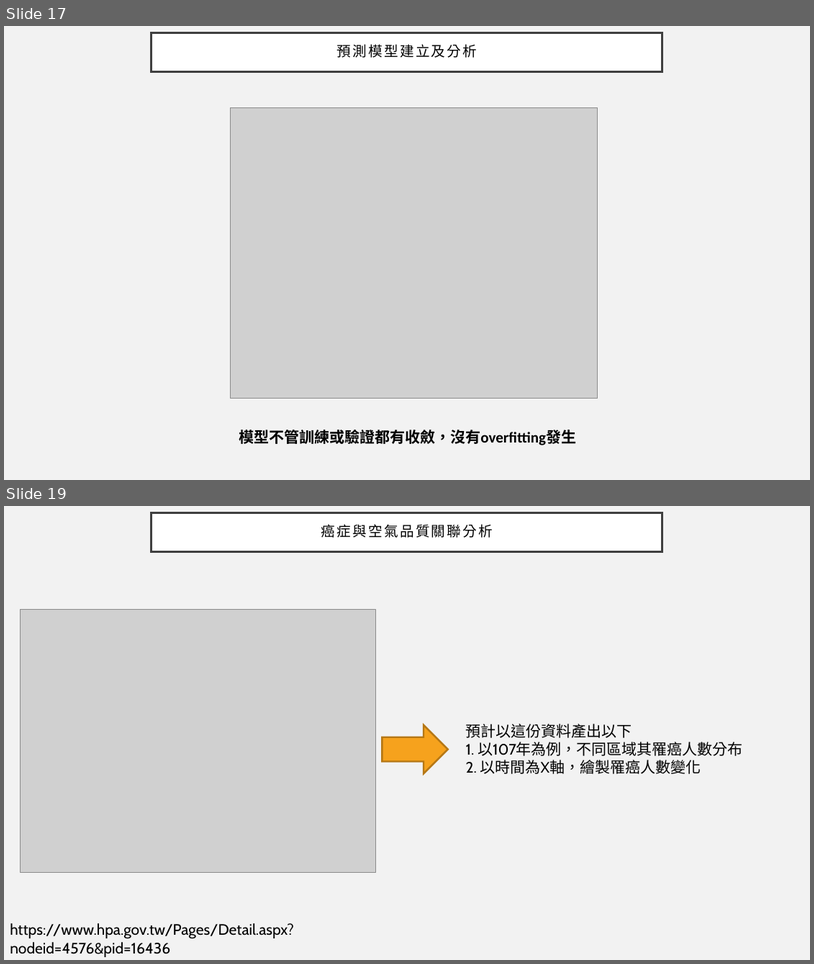
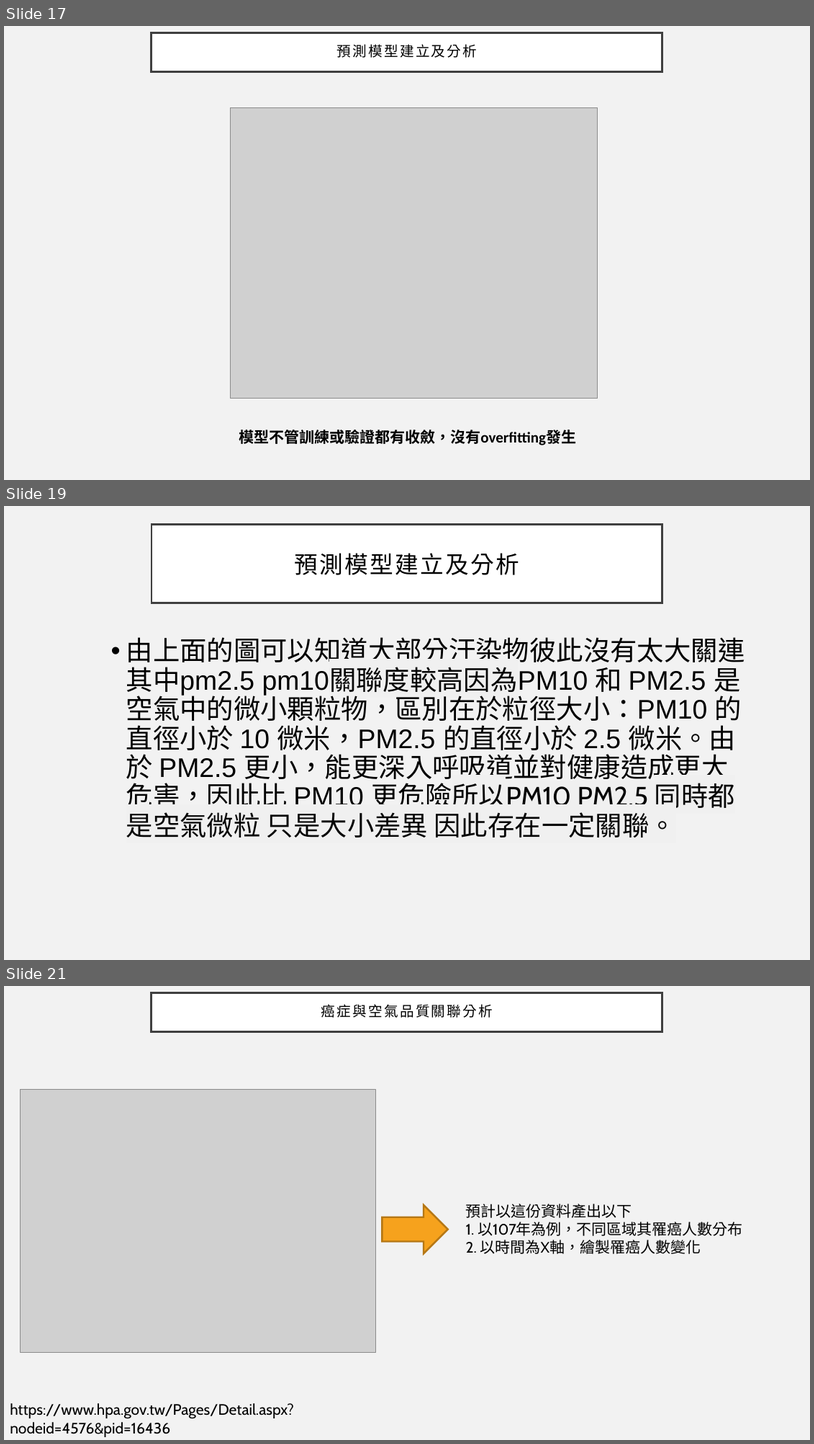
Before and after one commit to jasonfghx/lilicoco, a slide deck: 大學生/空氣品質與癌症之間的關聯.pptx. Shown one above the other, each under a label of ours: slides 17 and 19 before the commit, slides 17, 19 and 21 after it; the slides between them are not shown. The pictures are 814x964 and 814x1444 pixels, drawn with LibreOffice and Linux fonts; fonts in the diff are those of the drawing; grey boxes stand for pictures. Boxes give left, top, right and bottom in pixels: in the first picture for what was removed or moved away, otherwise in the second. Text is boxed around its words. In the diff, an @@ line names an element or a change of style, - is before the commit and + after.

```diff
--- a/大學生/空氣品質與癌症之間的關聯.pptx
+++ b/大學生/空氣品質與癌症之間的關聯.pptx
@@ slide 19 added at (4,506,810,960), background #F2F2F2 @@
@@ title added at (152,524,663,602), fill #FFFFFF, outline #404040 2.49 pt, 28 pt, text #000000 @@
+預測模型建立及分析
@@ text added at (126,637,746,837), 32 pt, text #000000 @@
+• 由上面的圖可以知道大部分汙染物彼此沒有太大關連其中pm2.5 pm10關聯度較高因為PM10 和 PM2.5 是空氣中的微小顆粒物，區別在於粒徑大小：PM10 的直徑小於 10 微米，PM2.5 的直徑小於 2.5 微米。由於 PM2.5 更小，能更深入呼吸道並對健康造成更大危害，因此比 PM10 更危險所以PM10 PM2.5 同時都是空氣微粒 只是大小差異 因此存在一定關聯。
@@ what was slide 19 is now slide 21 @@
```
Also in this commit, not shown: 10 slides changed, 1 other slide added.
